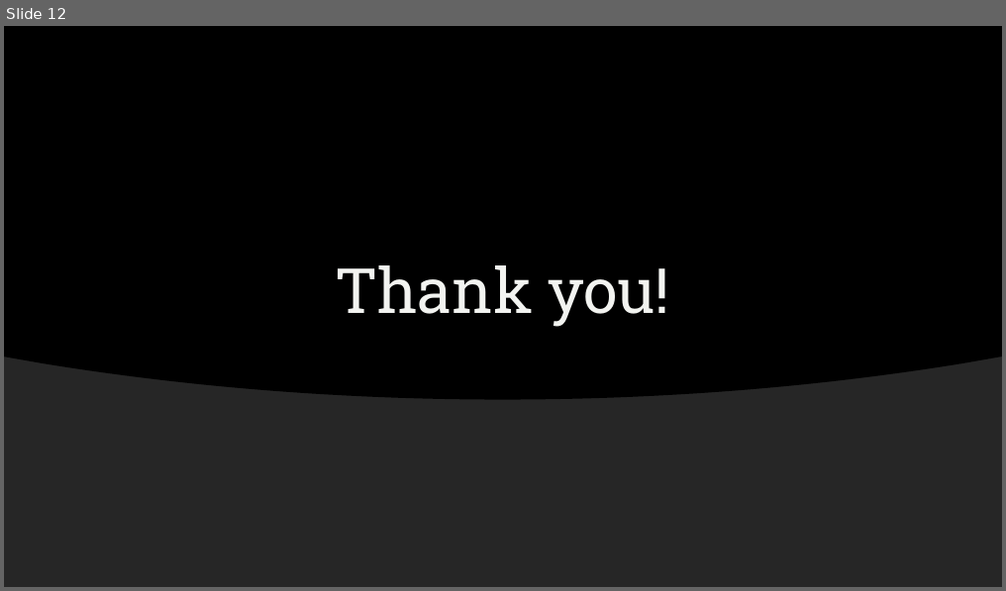
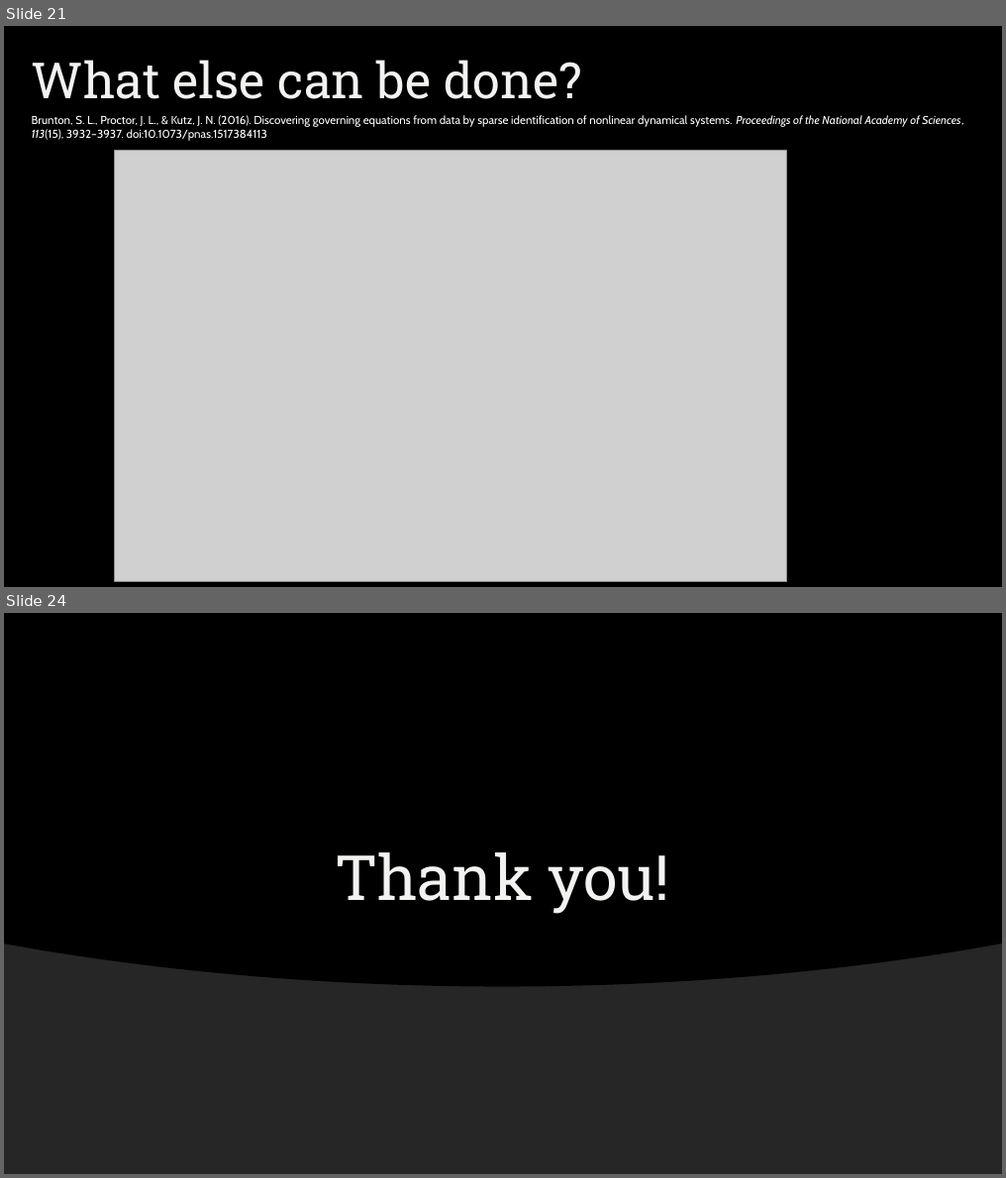
Before and after one commit to ekremdemirboga/modelling-calcium-oscillations-in-astrocytes, a slide deck: final/final.pptx. Shown one above the other, each under a label of ours: slide 12 before the commit, slides 21 and 24 after it; the slides between them are not shown. The pictures are 1006x591 and 1006x1178 pixels, drawn with LibreOffice and Linux fonts; fonts in the diff are those of the drawing; grey boxes stand for pictures; background and template pictures are left out. Boxes give left, top, right and bottom in pixels: in the first picture for what was removed or moved away, otherwise in the second. Text is boxed around its words. In the diff, an @@ line names an element or a change of style, - is before the commit and + after.

```diff
--- a/final/final.pptx
+++ b/final/final.pptx
@@ slide 21 added at box(4, 26, 1002, 587), background picture (left out) @@
@@ title added at box(32, 60, 582, 99), 48 pt, text #F2F3F0 @@
+What else can be done?
@@ text added at box(32, 115, 963, 141), 11 pt, text #FFFFFF @@
+Brunton, S. L., Proctor, J. L., & Kutz, J. N. (2016). Discovering governing equations from data by sparse identification of nonlinear dynamical systems. Proceedings of the National Academy of Sciences, 113(15), 3932–3937. doi:10.1073/pnas.1517384113
@@ picture added at box(114, 151, 786, 582) @@
@@ what was slide 12 is now slide 24 @@
```
Also in this commit, not shown: 2 slides changed, 16 other slides added, 5 slides removed, 3 other files.
